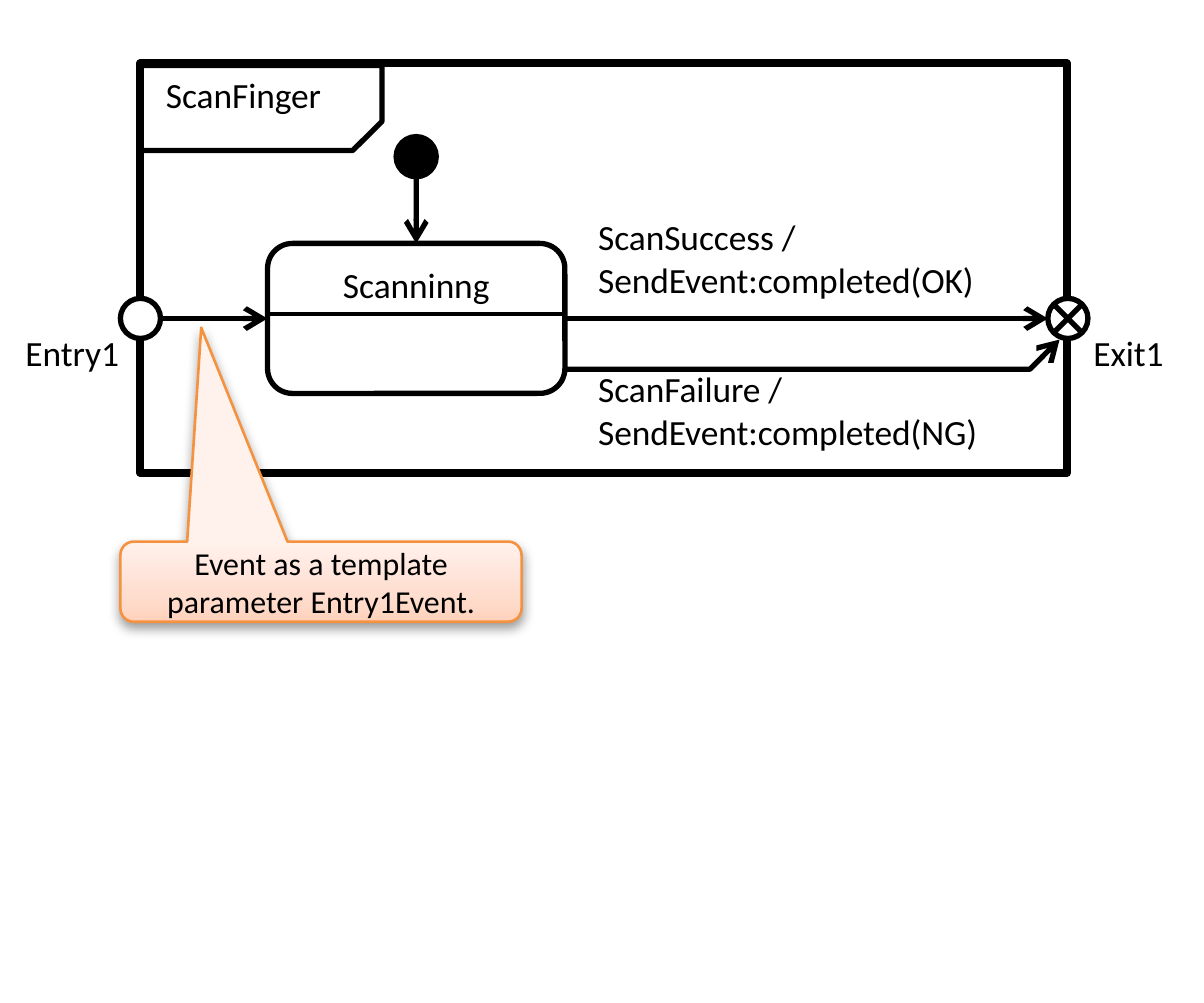
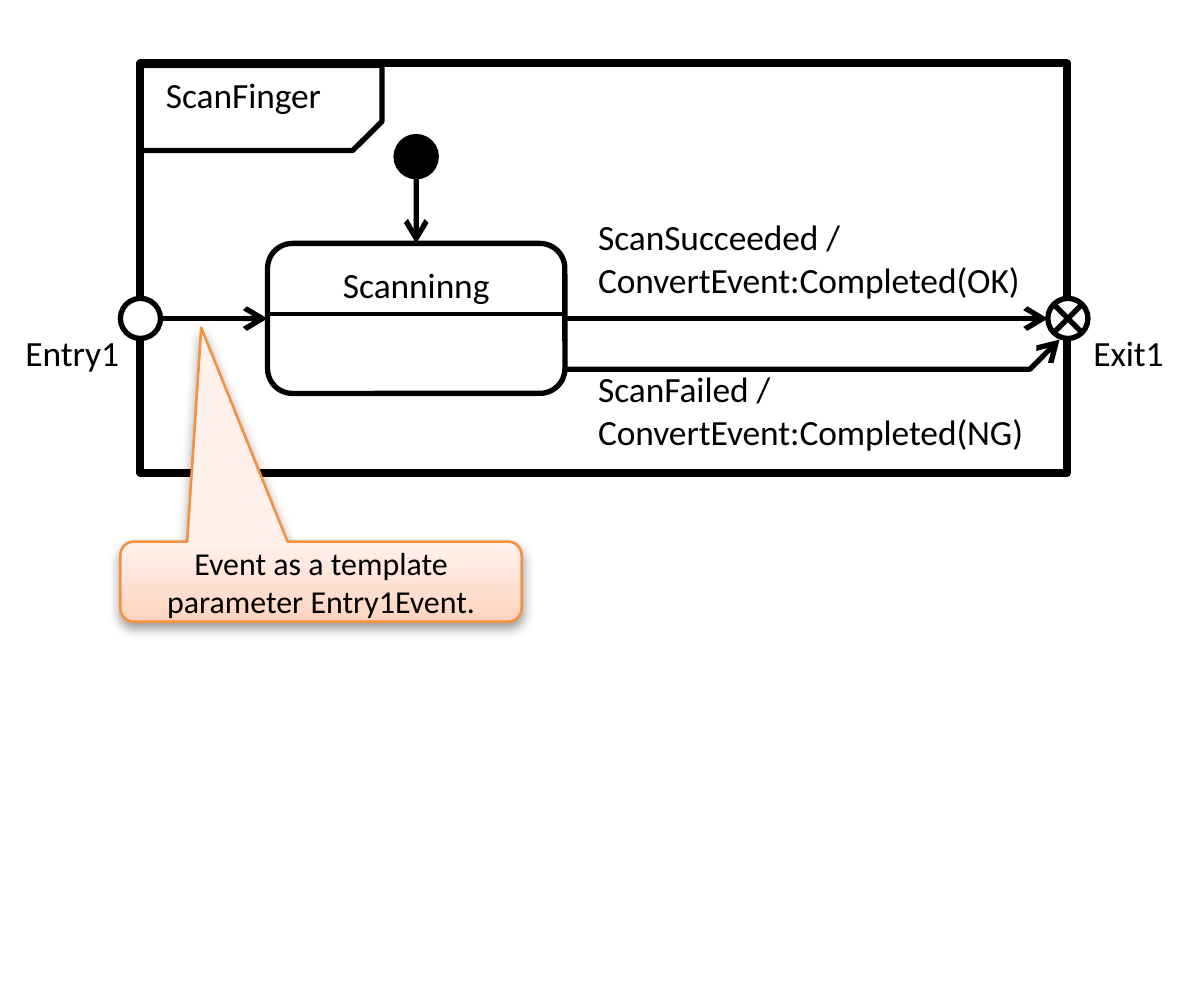
Before and after one commit to redboltz/cpp_sample, a slide deck: slide 18 of boost_training/msm/fig.pptx. Drawn at 1204x1003 pixels with LibreOffice and Linux fonts; fonts in the diff are those of the drawing. Boxes give left, top, right and bottom in pixels: in the first picture for what was removed or moved away, otherwise in the second. Text is boxed around its words. In the diff, an @@ line names an element or a change of style, - is before the commit and + after.

```diff
--- a/boost_training/msm/fig.pptx
+++ b/boost_training/msm/fig.pptx
@@ text at [598, 225, 1019, 299]: text changed @@
-ScanSuccess / SendEvent:completed(OK)
+ScanSucceeded / ConvertEvent:Completed(OK)
@@ text at [598, 377, 1023, 451]: text changed @@
-ScanFailure / SendEvent:completed(NG)
+ScanFailed / ConvertEvent:Completed(NG)
```
Also in this commit, not shown: 1 other slide changed, 4 other files.
